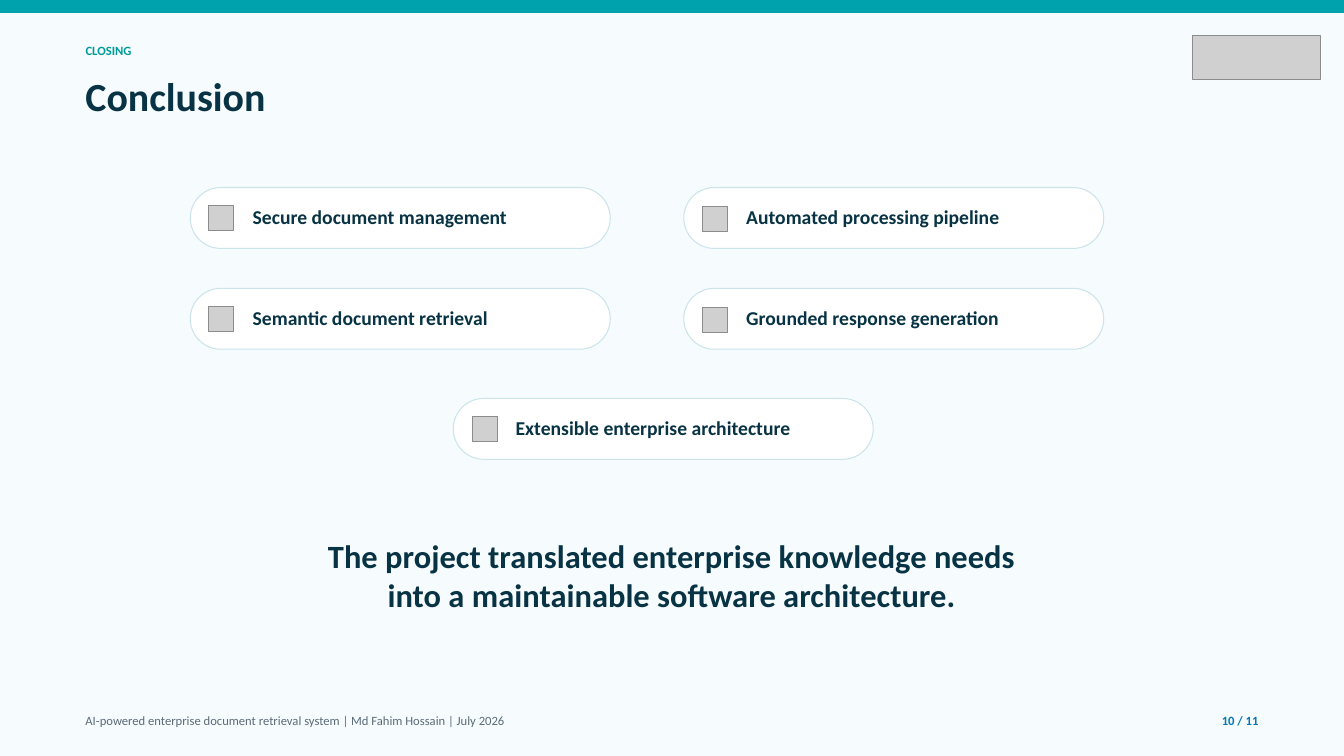
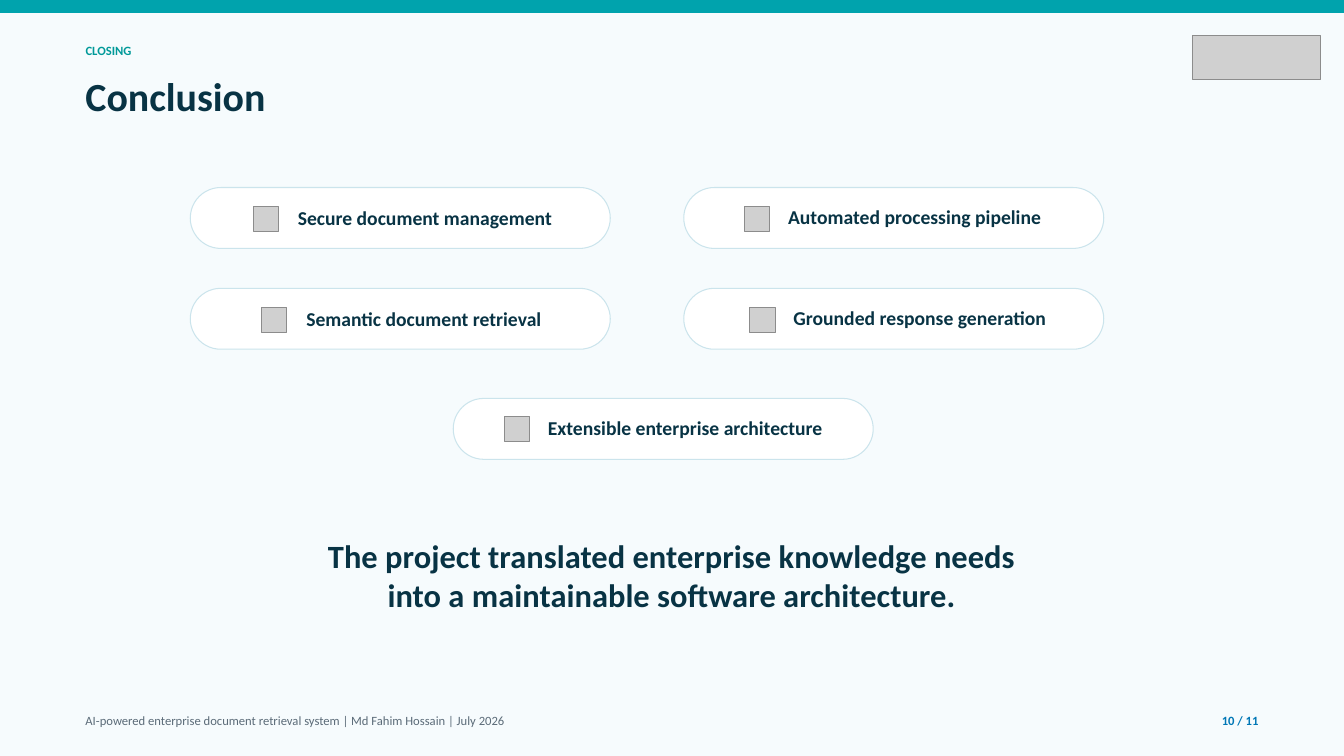
Before and after one commit to alifhossain174/Masters-Internship-Report, a slide deck: slide 10 of Presentation - Software Specification & Design.pptx. Drawn at 1344x756 pixels with LibreOffice and Linux fonts; fonts in the diff are those of the drawing; grey boxes stand for pictures. Boxes give left, top, right and bottom in pixels: in the first picture for what was removed or moved away, otherwise in the second. Text is boxed around its words. In the diff, an @@ line names an element or a change of style, - is before the commit and + after.

```diff
--- a/Presentation - Software Specification & Design.pptx
+++ b/Presentation - Software Specification & Design.pptx
@@ picture removed at box(209, 206, 234, 231) @@
@@ picture added at box(253, 207, 278, 232) @@
@@ text "Secure document management": place and size @@
-text "Secure document management" at box(253, 210, 507, 228)
+text "Secure document management" at box(298, 211, 552, 229)
@@ picture removed at box(703, 207, 728, 232) @@
@@ picture added at box(745, 207, 770, 232) @@
@@ text "Automated processing pipeline": place and size @@
-text "Automated processing pipeline" at box(746, 210, 999, 228)
+text "Automated processing pipeline" at box(788, 210, 1041, 228)
@@ picture removed at box(209, 307, 234, 332) @@
@@ picture added at box(262, 308, 287, 333) @@
@@ text "Semantic document retrieval": place and size @@
-text "Semantic document retrieval" at box(253, 311, 487, 325)
+text "Semantic document retrieval" at box(306, 312, 541, 326)
@@ picture removed at box(703, 308, 728, 333) @@
@@ picture added at box(750, 308, 775, 333) @@
@@ text "Grounded response generation": place and size @@
-text "Grounded response generation" at box(746, 311, 999, 329)
+text "Grounded response generation" at box(793, 311, 1046, 329)
@@ picture removed at box(472, 416, 497, 442) @@
@@ picture added at box(504, 416, 529, 442) @@
@@ text "Extensible enterprise architecture": place and size @@
-text "Extensible enterprise architecture" at box(516, 421, 791, 438)
+text "Extensible enterprise architecture" at box(548, 421, 823, 438)
```
Also in this commit, not shown: 1 other file.
